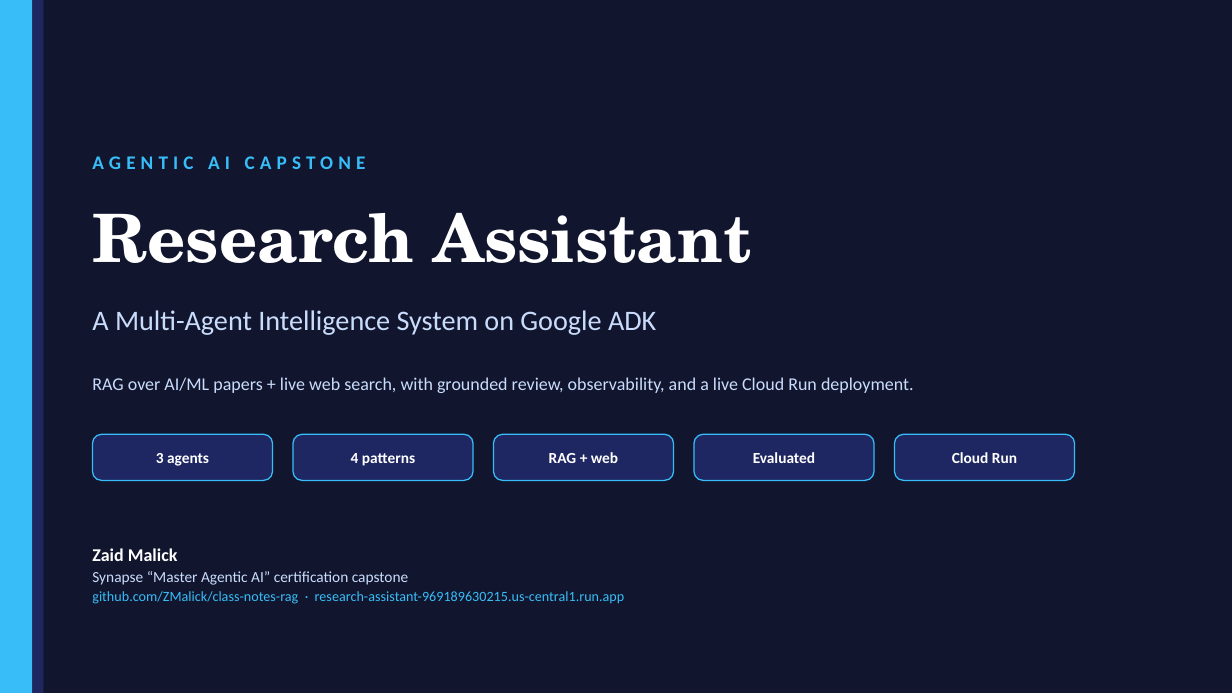
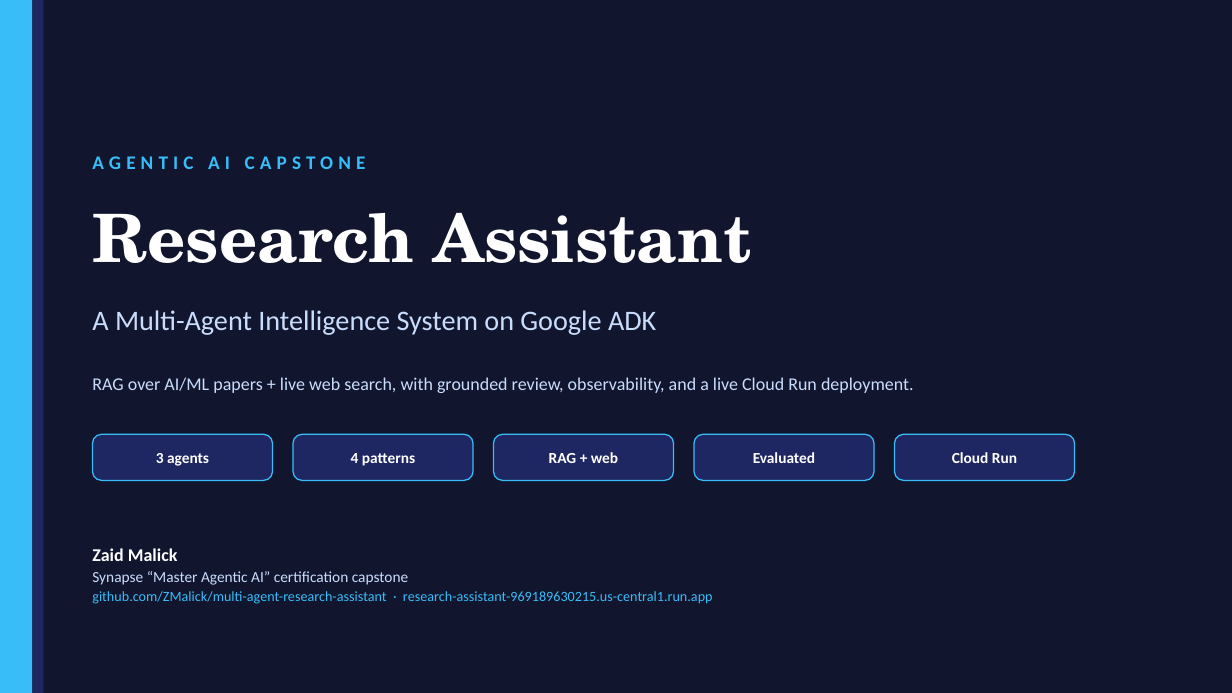
Before and after one commit to ZMalick/class-notes-rag, a slide deck: slide 1 of docs/Research-Assistant-Capstone.pptx. Drawn at 1232x693 pixels with LibreOffice and Linux fonts; fonts in the diff are those of the drawing. Boxes give left, top, right and bottom in pixels: in the first picture for what was removed or moved away, otherwise in the second. Text is boxed around its words. In the diff, an @@ line names an element or a change of style, - is before the commit and + after.

```diff
--- a/docs/Research-Assistant-Capstone.pptx
+++ b/docs/Research-Assistant-Capstone.pptx
@@ text at (x1=92, y1=591, x2=713, y2=604): text changed @@
-github.com/ZMalick/class-notes-rag · research-assistant-969189630215.us-central1.run.app
+github.com/ZMalick/multi-agent-research-assistant · research-assistant-969189630215.us-central1.run.app
```
Also in this commit, not shown: 2 other slides changed, 6 other files.
